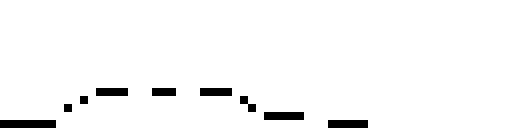
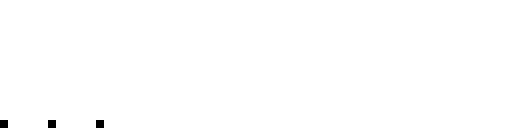
Comparing the layer stacks of the two 512x128 images. Changes:
added layer "Layer 3" above "ground\" over [8, 88, 104, 128]
renamed "Layer 1" to "ground\", painted on it over [8, 88, 368, 128]
